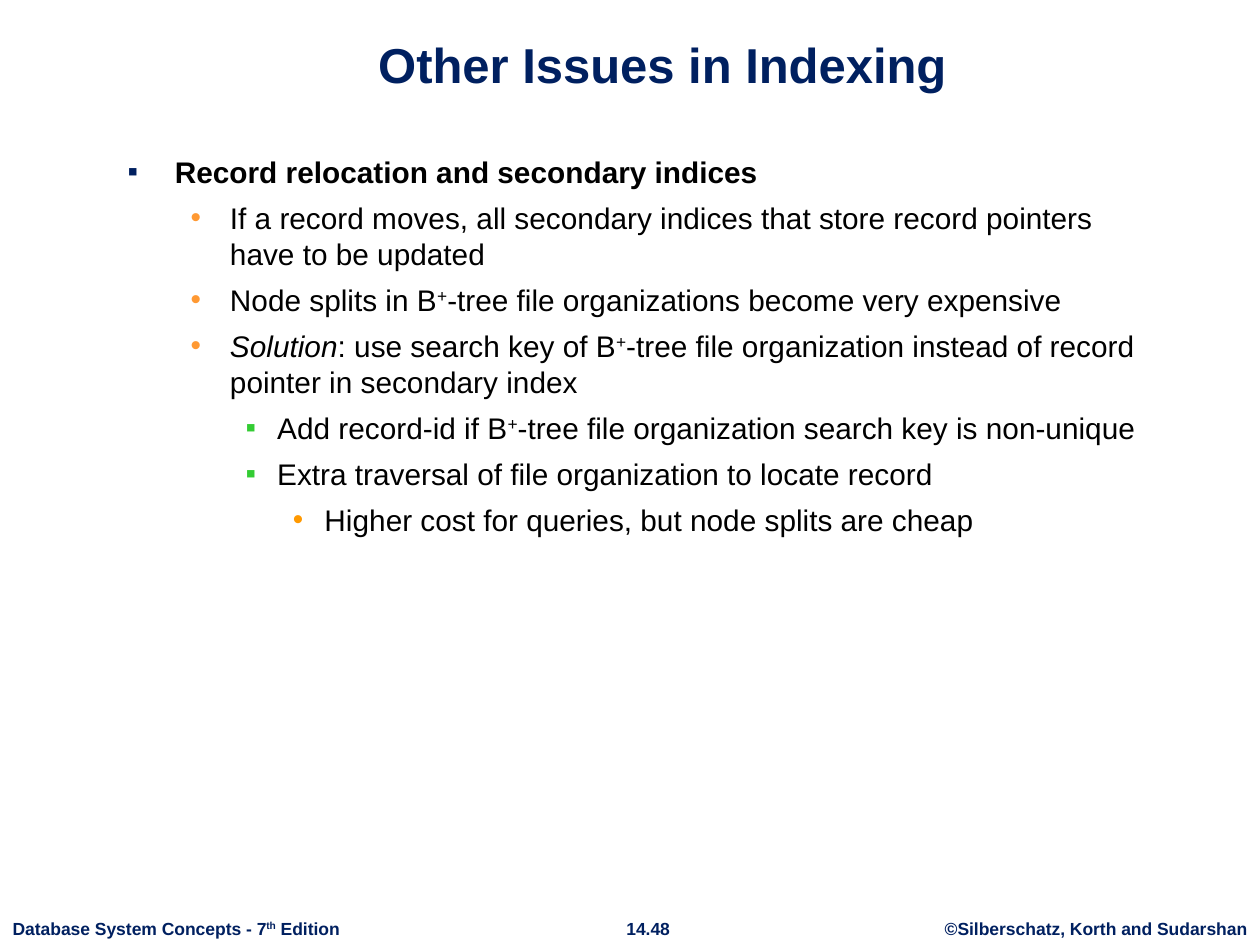
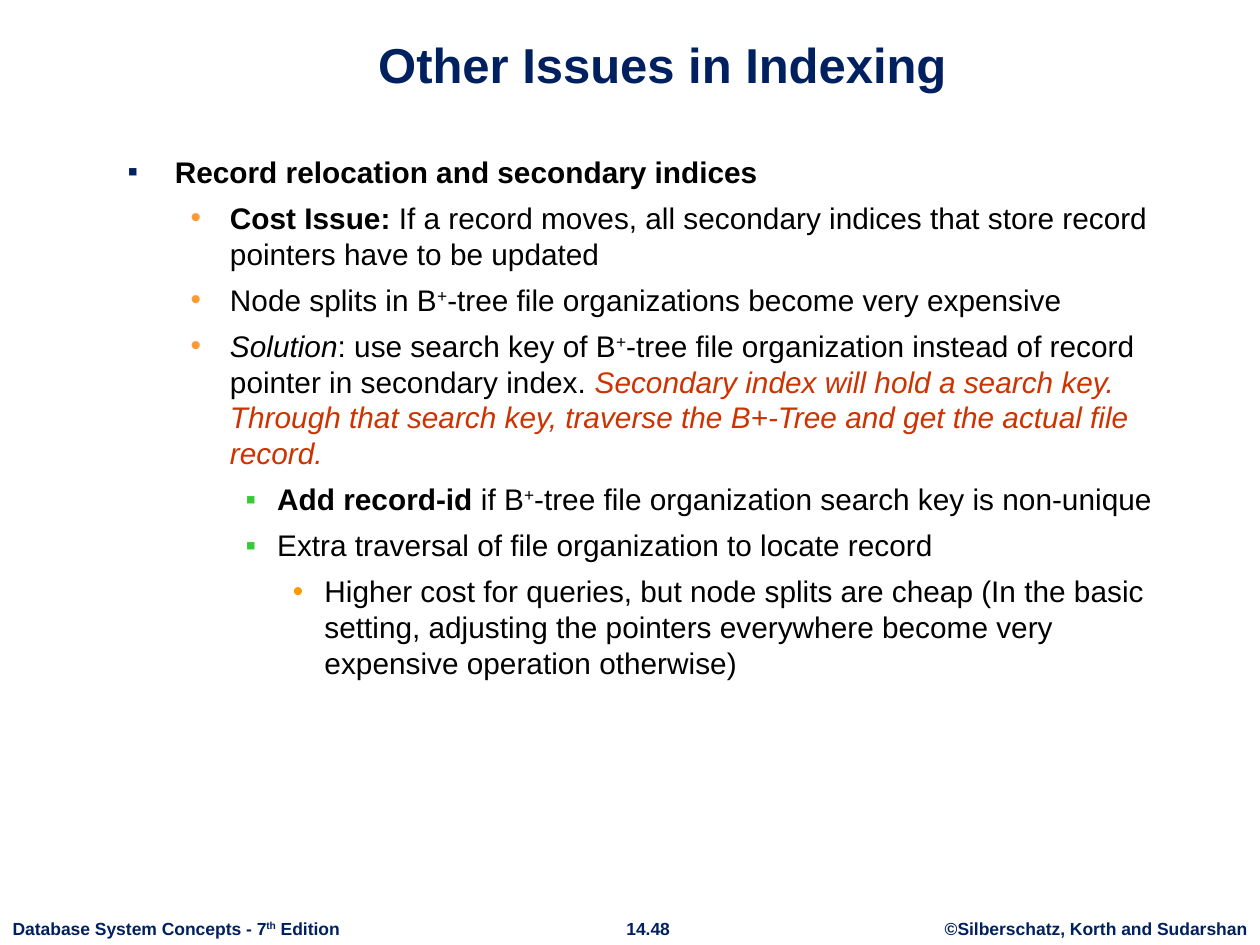
Before and after one commit to rizveeredwan/course-contents, a slide deck: slide 48 of CSE-3104/Slides/ch14.pptx. Drawn at 1260x945 pixels with LibreOffice and Linux fonts; fonts in the diff are those of the drawing; background and template pictures are left out. Boxes give left, top, right and bottom in pixels: in the first picture for what was removed or moved away, otherwise in the second. Text is boxed around its words. In the diff, an @@ line names an element or a change of style, - is before the commit and + after.

Commit message:
added update ch14 slide

```diff
--- a/CSE-3104/Slides/ch14.pptx
+++ b/CSE-3104/Slides/ch14.pptx
@@ text at (230,207,1146,270): text changed @@
-  • If a record moves, all secondary indices that store record pointers have to be updated
+  • Cost Issue: If a record moves, all secondary indices that store record pointers have to be updated
@@ text at (230,335,1134,465): text changed; text colour #000000 to #CC3300; italic on @@
-  • Solution: use search key of B+-tree file organization instead of record pointer in secondary index
+  • Solution: use search key of B+-tree file organization instead of record pointer in secondary index. Secondary index will hold a search key. Through that search key, traverse the B+-Tree and get the actual file record.
@@ text at (277,488,1151,516): bold on in "Add record-id" @@
@@ text at (324,580,1144,679): text changed @@
-      • Higher cost for queries, but node splits are cheap
+      • Higher cost for queries, but node splits are cheap (In the basic setting, adjusting the pointers everywhere become very expensive operation otherwise)
```
Also in this commit, not shown: 5 other slides changed, 1 slide added, 1 other file.
